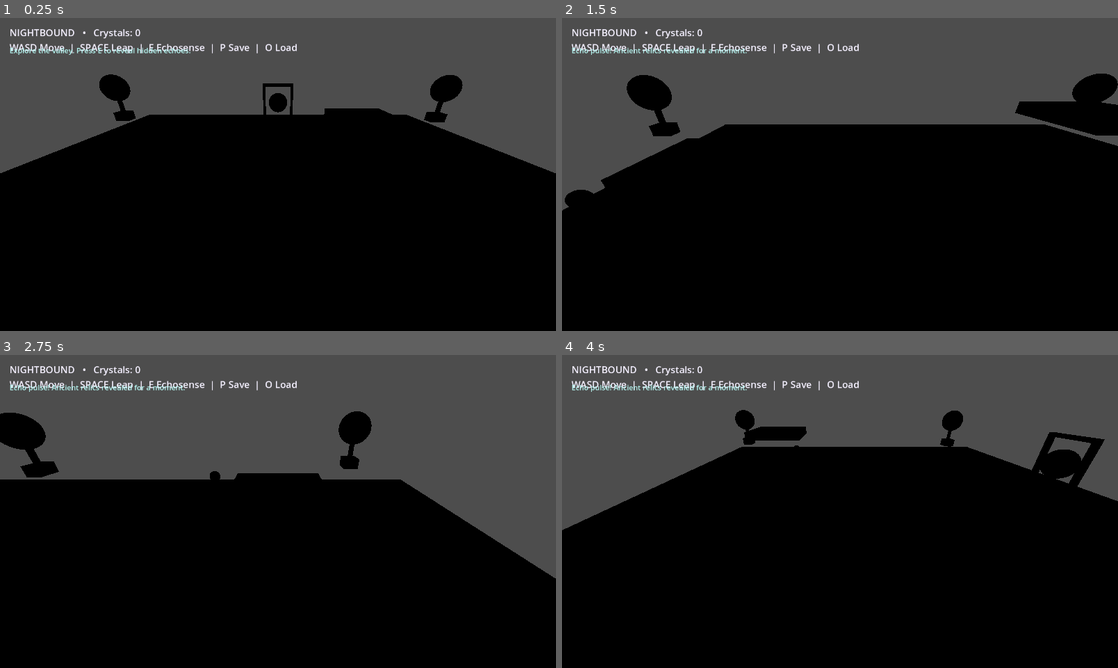
Above: before the commit, frames 1-4 (two rows, left to right).
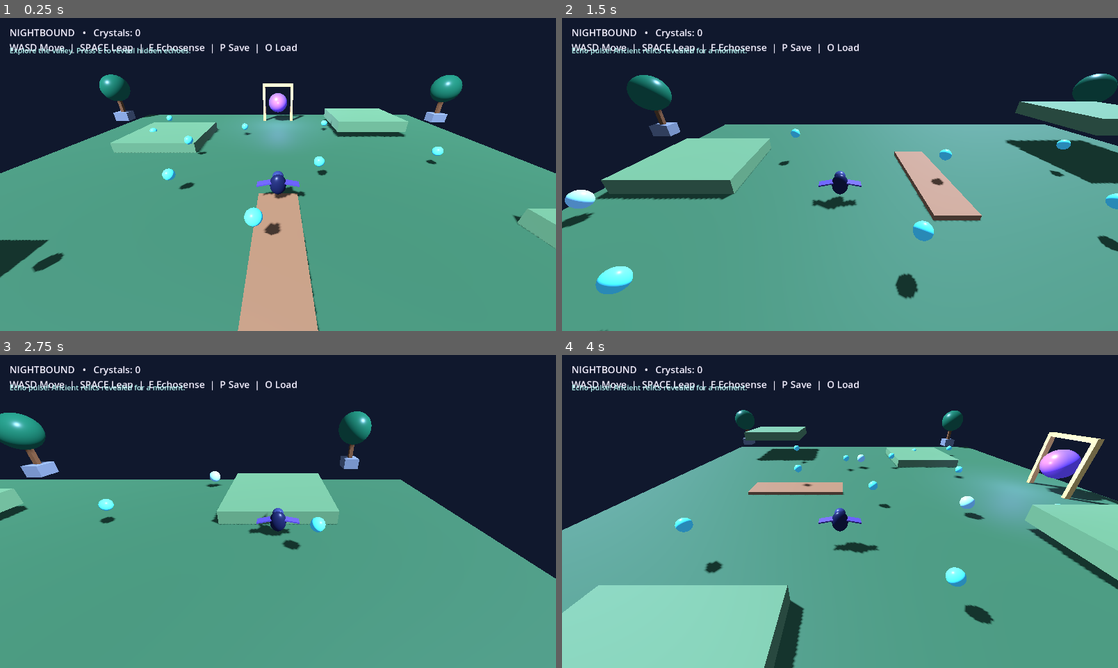
Above: after the commit, the same moments.

Repository: Dynamon91/nightbound
Game: Godot game, scene res://scenes/main.tscn
Two runs of this game, one before a commit and one after it. Both use one fixed random seed, a clock stepped at 60 frames per second and the inputs below.
Inputs:
- Up to frame 1 (0.25 s): no input
- Up to frame 2 (1.5 s): tap E (echosense) at 0.5, 1.35 s; hold D (move_right) 0.53-1.28 s; hold F (burst) 0.53-1.28 s; tap Space (jump) at 0.77 s; hold S (move_back) from 1.28 s (still down)
- Up to frame 3 (2.75 s): tap Space (jump) at 1.52 s; release S (move_back) at 2.03 s; hold D (move_right) from 2.03 s (still down); hold Shift (shadow_dash) from 2.03 s (still down)
- Up to frame 4 (4 s): release D (move_right) at 2.78 s; release Shift (shadow_dash) at 2.78 s; hold W (move_forward) 2.78-3.53 s; tap F (burst) at 2.85 s; tap Space (jump) at 3.02, 3.77 s; hold A (move_left) from 3.53 s (still down); tap E (echosense) at 3.6 s

The runs differ from the first frame. In frame 1, 99% of the frame differs, in the area x 0-100%, y 0-100%; in frame 2, 99%; in frame 3, 99%; in frame 4, 99%.

Commit message:
feat: add moonlit lighting and portal glow to 3D world

Diff:
--- a/scripts/main.gd
+++ b/scripts/main.gd
@@ -64,6 +64,31 @@
 	show_message("Explore the valley. Press E to reveal hidden echoes.")
 
 func build_world() -> void:
+	# Moonlit 3D presentation: cool ambient light and a warm key light.
+	var world_env := WorldEnvironment.new()
+	var environment := Environment.new()
+	environment.background_mode = Environment.BG_COLOR
+	environment.background_color = Color("#10182d")
+	environment.ambient_light_source = Environment.AMBIENT_SOURCE_COLOR
+	environment.ambient_light_color = Color("#8195cf")
+	environment.ambient_light_energy = 0.55
+	environment.tonemap_mode = Environment.TONE_MAPPER_FILMIC
+	world_env.environment = environment
+	add_child(world_env)
+	var moonlight := DirectionalLight3D.new()
+	moonlight.name = "Moonlight"
+	moonlight.rotation_degrees = Vector3(-48, -32, 0)
+	moonlight.light_color = Color("#b8ccff")
+	moonlight.light_energy = 1.15
+	moonlight.shadow_enabled = true
+	add_child(moonlight)
+	var fill_light := OmniLight3D.new()
+	fill_light.name = "PortalGlow"
+	fill_light.position = Vector3(0, 3, -15)
+	fill_light.light_color = Color("#9c75ff")
+	fill_light.light_energy = 2.0
+	fill_light.omni_range = 12.0
+	add_child(fill_light)
 	add_solid_box(Vector3(0, -0.5, 0), Vector3(44, 1, 44), Color("#416b43"))
 	for p in [Vector3(-12, 0.4, -9), Vector3(11, 1.2, -14), Vector3(17, 0.4, 9), Vector3(-17, 3.2, 13)]:
 		add_solid_box(p, Vector3(8, 1.2, 8), Color("#668b58"))
